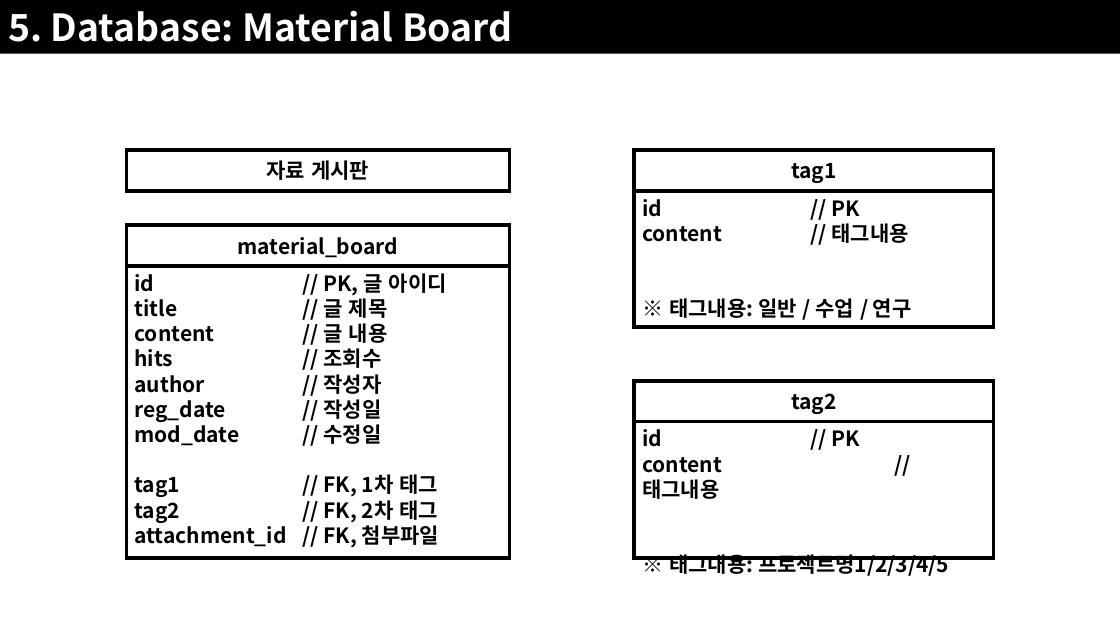
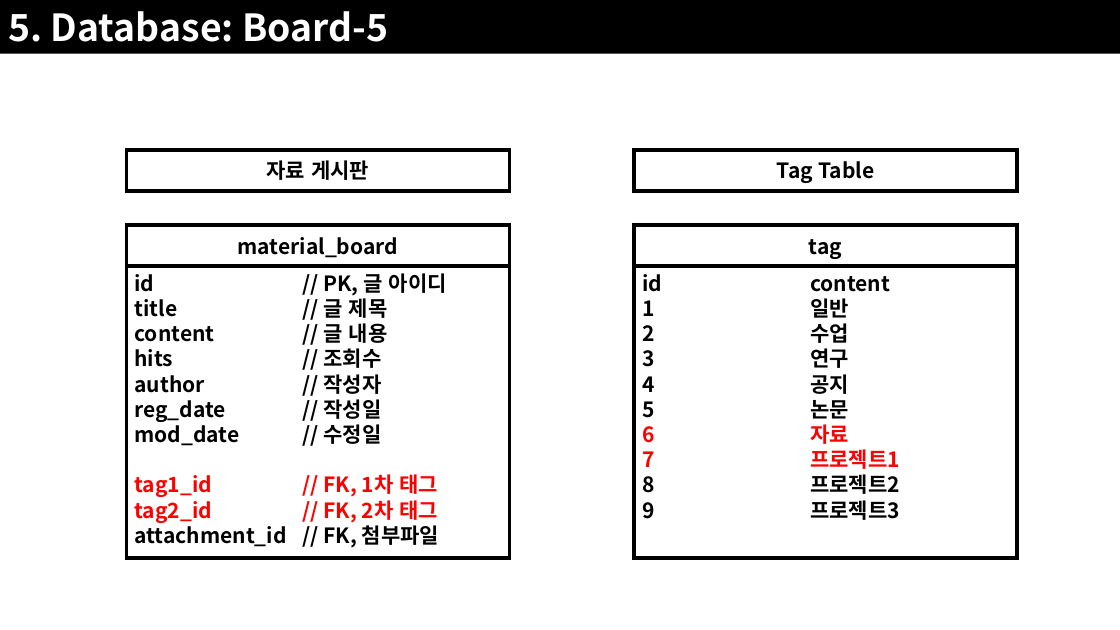
Before and after one commit to JoSihun/CGVR_Lab, a slide deck: slide 32 of documents/01_프로젝트_개발계획.pptx (slide 30 before the commit). Drawn at 1120x630 pixels with LibreOffice and Linux fonts; fonts in the diff are those of the drawing. Boxes give left, top, right and bottom in pixels: in the first picture for what was removed or moved away, otherwise in the second. Text is boxed around its words. In the diff, an @@ line names an element or a change of style, - is before the commit and + after.

```diff
--- a/documents/01_프로젝트_개발계획.pptx
+++ b/documents/01_프로젝트_개발계획.pptx
@@ text in rectangle at bbox=[8, 11, 388, 42]: text changed @@
-5. Database: Material Board
+5. Database: Board-5
@@ rectangle "Tag Table": place and size @@
-rectangle "Tag Table" at bbox=[634, 150, 994, 192]
+rectangle "Tag Table" at bbox=[634, 150, 1017, 192]
@@ text in rectangle at bbox=[777, 161, 874, 183]: text changed @@
-tag1
+Tag Table
@@ rectangle removed at bbox=[634, 191, 994, 327] @@
-id // PK
-content // 태그내용
-※ 태그내용: 일반 / 수업 / 연구
@@ rectangle added at bbox=[634, 225, 1017, 266], outline #000000 3 pt, 18 pt, text #000000, bold @@
+tag
@@ rectangle added at bbox=[634, 266, 1017, 558], outline #000000 3 pt, 18 pt, text #000000, bold @@
+id content
+1 일반
+2 수업
+3 연구
+4 공지
+5 논문
+6 자료
+7 프로젝트1
+8 프로젝트2
+9 프로젝트3
@@ rectangle removed at bbox=[634, 381, 994, 422] @@
-tag2
@@ rectangle removed at bbox=[634, 422, 994, 558] @@
-id // PK
-content // 태그내용
-※ 태그내용: 프로젝트명1/2/3/4/5
@@ text in rectangle at bbox=[135, 474, 438, 523]: text changed; text colour #000000 to #FF0000 @@
-tag1 // FK, 1차 태그
-tag2 // FK, 2차 태그
+tag1_id // FK, 1차 태그
+tag2_id // FK, 2차 태그
```
Also in this commit, not shown: 15 other slides changed, 9 slides added.
